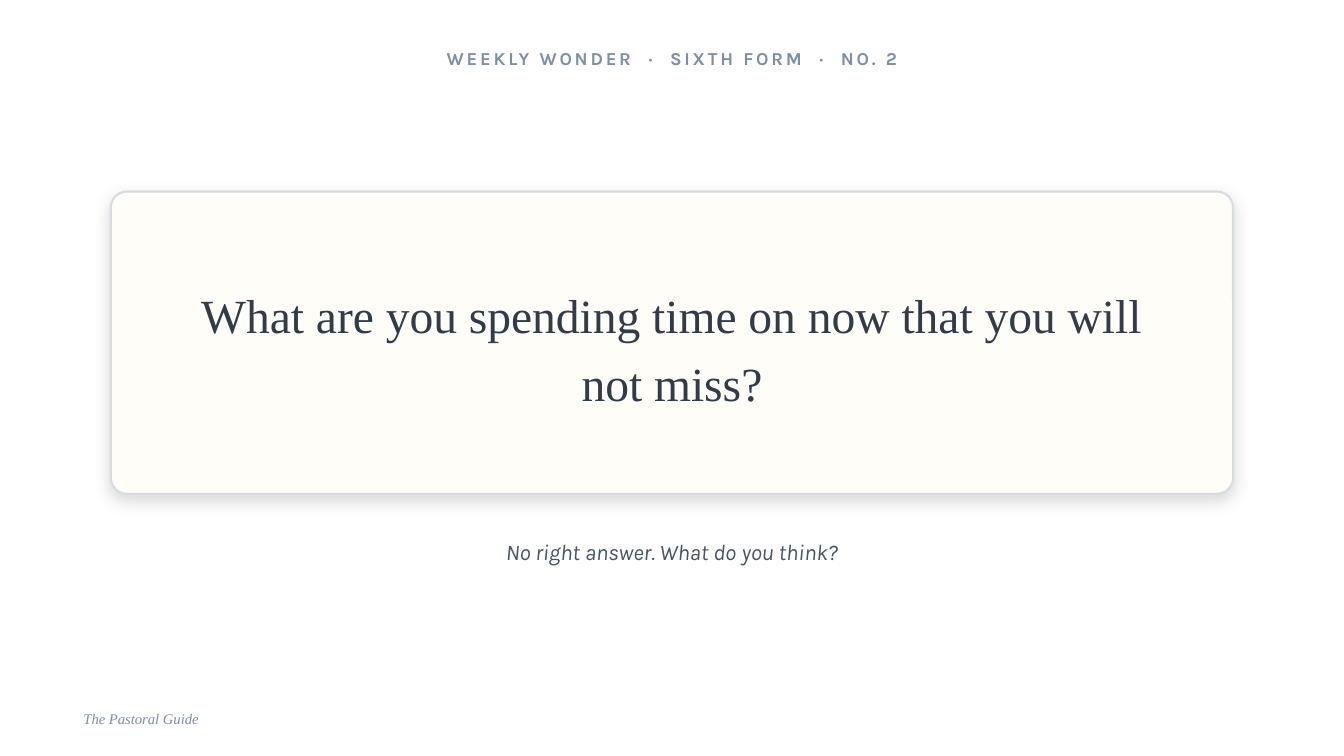
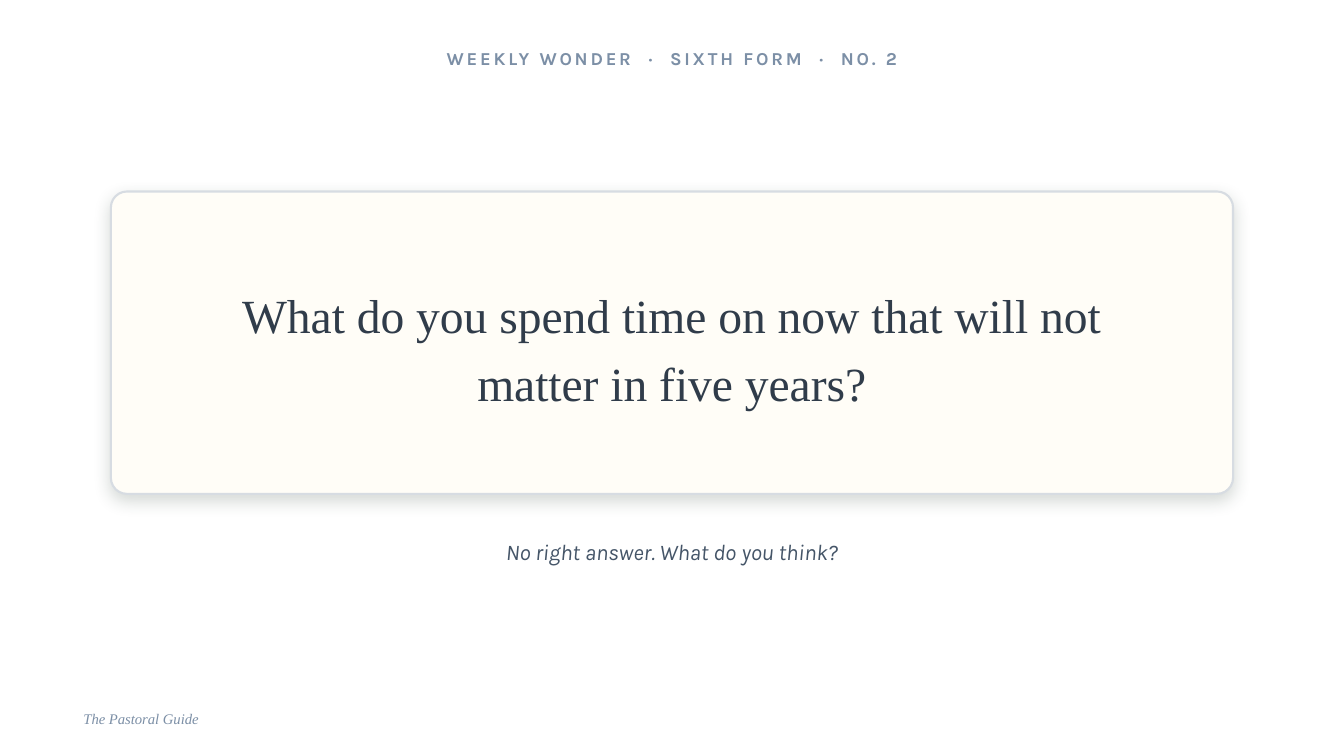
Before and after one commit to thepastoralguide/thepastoralguide.github.io, a slide deck: slide 3 of morning-registration-activities/weekly-wonder/downloads/Weekly_Wonder_Sixth_Form.pptx. Drawn at 1344x756 pixels with LibreOffice and Linux fonts; fonts in the diff are those of the drawing; background and template pictures are left out. Boxes give left, top, right and bottom in pixels: in the first picture for what was removed or moved away, otherwise in the second. Text is boxed around its words. In the diff, an @@ line names an element or a change of style, - is before the commit and + after.

```diff
--- a/morning-registration-activities/weekly-wonder/downloads/Weekly_Wonder_Sixth_Form.pptx
+++ b/morning-registration-activities/weekly-wonder/downloads/Weekly_Wonder_Sixth_Form.pptx
@@ text at (x1=242, y1=300, x2=1101, y2=411): text changed @@
-What are you spending time on now that you will not miss?
+What do you spend time on now that will not matter in five years?
```
Also in this commit, not shown: 2 other files.
